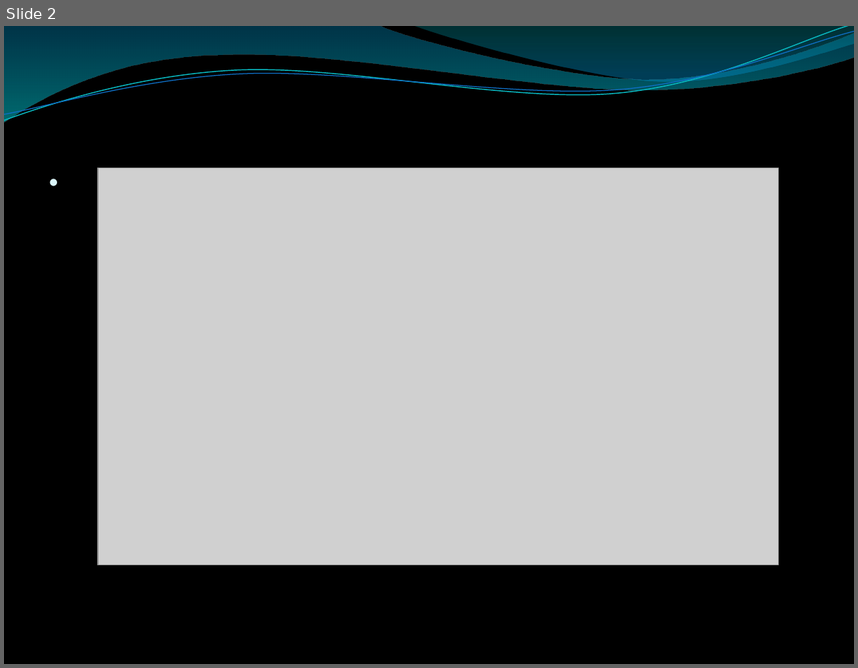
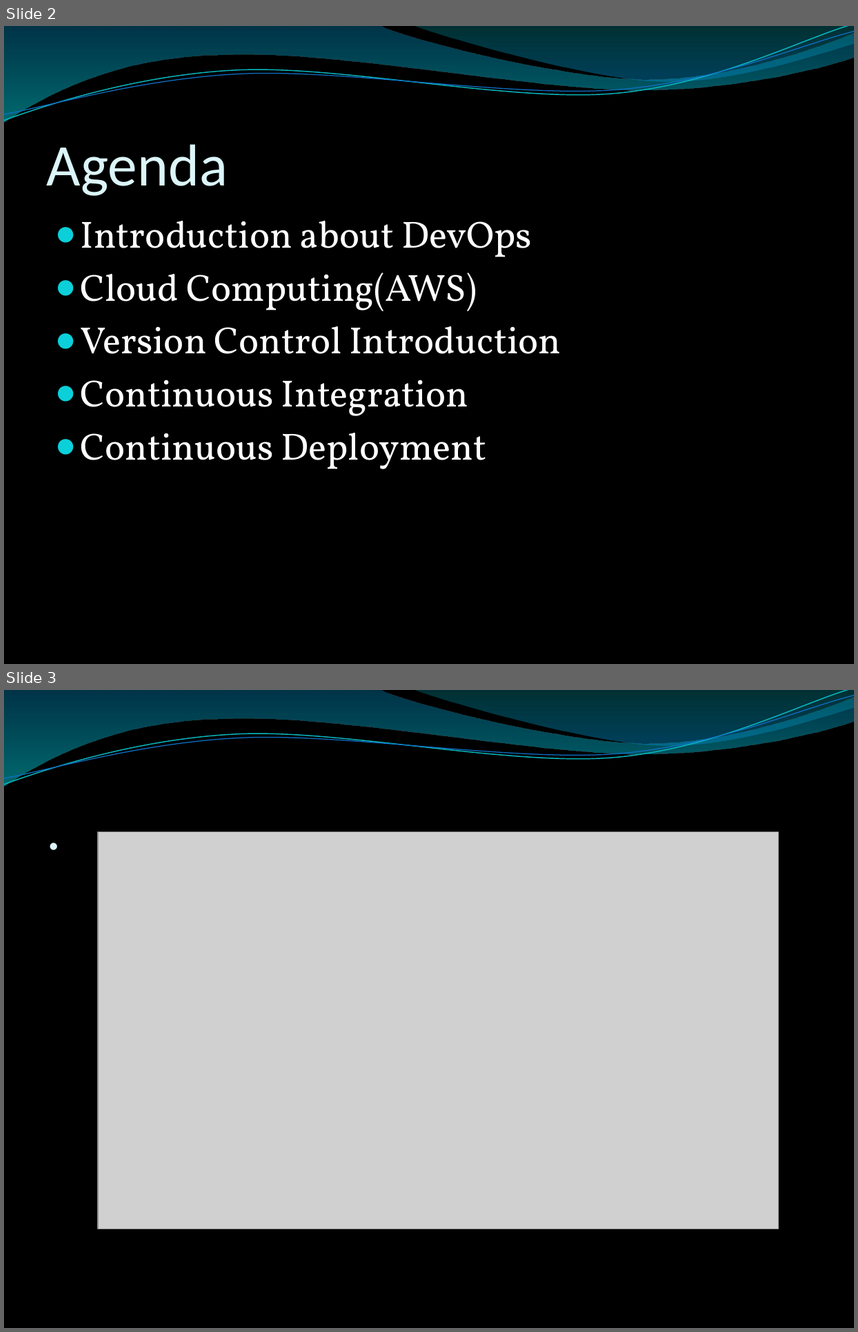
Before and after one commit to lokeshkm22/session, a slide deck: CloudComputing-Demo.pptx. Shown one above the other, each under a label of ours: slide 2 before the commit, slides 2 and 3 after it. The pictures are 858x668 and 858x1332 pixels, drawn with LibreOffice and Linux fonts; fonts in the diff are those of the drawing; grey boxes stand for pictures; background and template pictures are left out. Boxes give left, top, right and bottom in pixels: in the first picture for what was removed or moved away, otherwise in the second. Text is boxed around its words. In the diff, an @@ line names an element or a change of style, - is before the commit and + after.

```diff
--- a/CloudComputing-Demo.pptx
+++ b/CloudComputing-Demo.pptx
@@ slide 2 added at <box>4,26,854,664</box>, background picture (left out); not listed: 4 template elements that a slide beside it also shows @@
@@ title added at <box>47,144,228,196</box>, 50 pt, text #DBF5F9 @@
+Agenda
@@ text added at <box>81,221,561,469</box>, 32 pt, text #FFFFFF @@
+● Introduction about DevOps
+● Cloud Computing(AWS)
+● Version Control Introduction
+● Continuous Integration
+● Continuous Deployment
@@ what was slide 2 is now slide 3 @@
```
Also in this commit, not shown: 1 other slide added, 1 slide removed.
